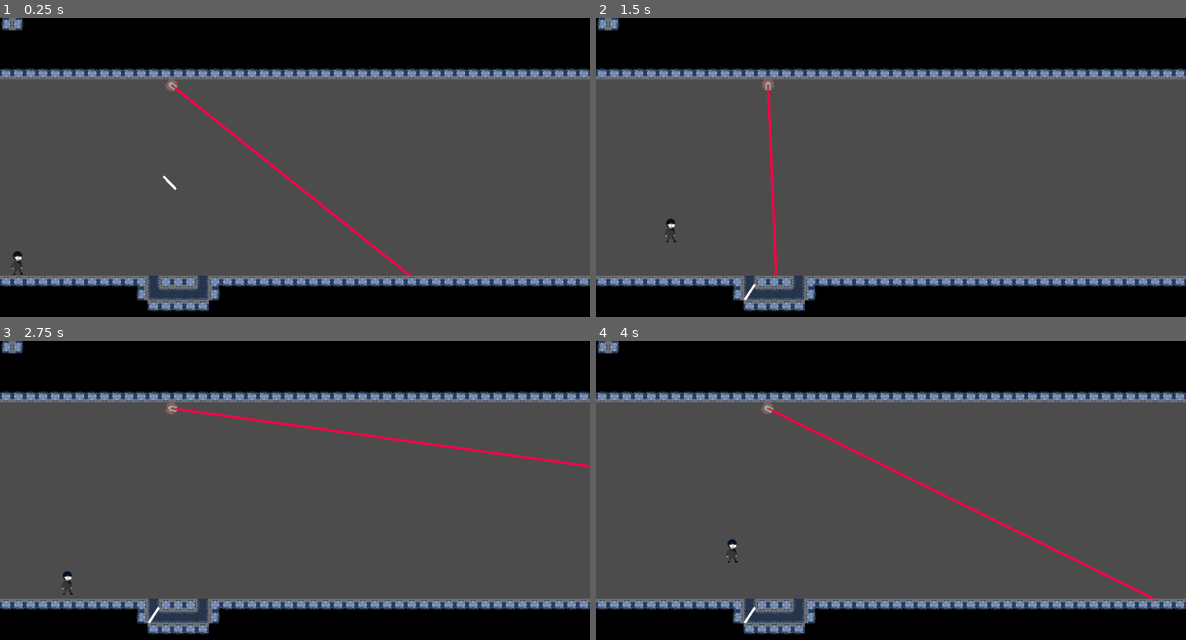
Above: before the commit, frames 1-4 (two rows, left to right).
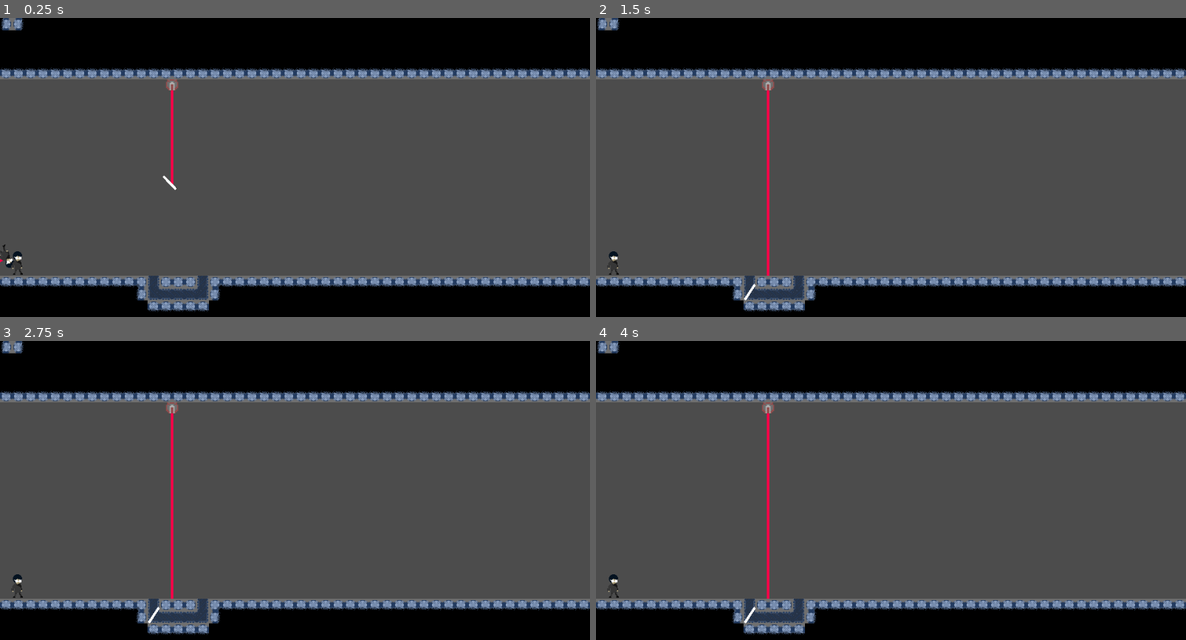
Above: after the commit, the same moments.

Repository: enderpyy/loop
Game: Godot game, scene res://scenes/map.tscn
Same seed, same stepped clock (60 frames per second), same inputs: the game is played once before the commit and once after it.
Inputs (mouse positions are in pixels of both pictures, inside the frame that each line leads up to):
- Up to frame 1 (0.25 s): no input
- Up to frame 2 (1.5 s): move the mouse to (1020, 167) at 0.52 s; hold D (move_right) from 0.53 s (still down); tap Space (jump) at 0.77 s; move the mouse to (773, 200) at 1.27 s
- Up to frame 3 (2.75 s): tap Space (jump) at 1.52 s; move the mouse to (354, 433) at 2.02 s; release D (move_right) at 2.03 s; hold A (move_left) from 2.03 s (still down)
- Up to frame 4 (4 s): move the mouse to (861, 574) at 2.77 s; release A (move_left) at 2.78 s; hold D (move_right) from 2.78 s (still down); tap Space (jump) at 3.02, 3.77 s; move the mouse to (1068, 556) at 3.52 s

The runs differ from the first frame. In frame 1, 0.8% of the frame differs, in the area x 0-70%, y 20-87%; in frame 2, 0.7%; in frame 3, 1.2%; in frame 4, 1.2%, in the area x 2-95%, y 20-87%.

Commit message:
laser beam not working

Diff:
--- a/laser_beam.gd
+++ b/laser_beam.gd
@@ -3,9 +3,12 @@
 @export var cast_speed := 7000
 @export var max_length := 1400
 
+@export var new_laser := preload("res://scenes/inst_laser.tscn")
+
 @onready var line = $line
 
 var has_ray = false
+
 
 func _physics_process(delta: float) -> void:
 	target_position.x = move_toward(
@@ -16,21 +19,27 @@
 
 	for child in get_children():
 		if child.get_class() == "RayCast2D":
-			child.position = target_position
+			child.position = get_collision_point()#(self.target_position- self.position)
+			print(child.position)
 
 	var laser_end_pos := target_position
 	force_raycast_update()
 	if is_colliding():
-		print(get_collision_normal())
 		var collider = get_collider()
 		if collider.has_method("take_damage"):
 			collider.take_damage()
 		if collider.has_method("reflect"):
 			if !has_ray:
+				print("something")
 				has_ray = true
+				var n = new_laser.instantiate()
+				n.position = (self.target_position- self.position)
+				n.rotation = 45
+				self.add_child(n)
 				pass
 		else:
 			if has_ray:
+				has_ray = false
 				#delete ray
 				pass
 
--- a/scenes/inst_laser.tscn
+++ b/scenes/inst_laser.tscn
@@ -1,7 +1,8 @@
-[gd_scene load_steps=4 format=3 uid="uid://cftqma730xkje"]
+[gd_scene load_steps=5 format=3 uid="uid://cftqma730xkje"]
 
 [ext_resource type="Texture2D" uid="uid://17dbq4e3s2eb" path="res://sprites/misc/white_particle.png" id="1_2fkrh"]
 [ext_resource type="Script" uid="uid://b3qg8f7f5sjls" path="res://scenes/inst_laser.gd" id="1_sna24"]
+[ext_resource type="Texture2D" uid="uid://bko4sjv7vutic" path="res://sprites/characters/guy.png" id="3_26eya"]
 
 [sub_resource type="ParticleProcessMaterial" id="ParticleProcessMaterial_sna24"]
 particle_flag_disable_z = true
@@ -17,7 +18,7 @@
 [node name="line" type="Line2D" parent="."]
 modulate = Color(1.5, 0, 0.282, 1)
 self_modulate = Color(1.5, 1, 1, 1)
-points = PackedVector2Array(0, 0, 100, 0)
+points = PackedVector2Array(0, 0, 0, 78)
 width = 4.0
 begin_cap_mode = 2
 end_cap_mode = 2
@@ -28,3 +29,6 @@
 texture = ExtResource("1_2fkrh")
 lifetime = 0.33
 process_material = SubResource("ParticleProcessMaterial_sna24")
+
+[node name="Sprite2D" type="Sprite2D" parent="."]
+texture = ExtResource("3_26eya")
--- a/scripts/beam.gd
+++ b/scripts/beam.gd
@@ -15,5 +15,4 @@
 
 
 func _physics_process(delta: float) -> void:
-	look_at(get_global_mouse_position())
 	pass
